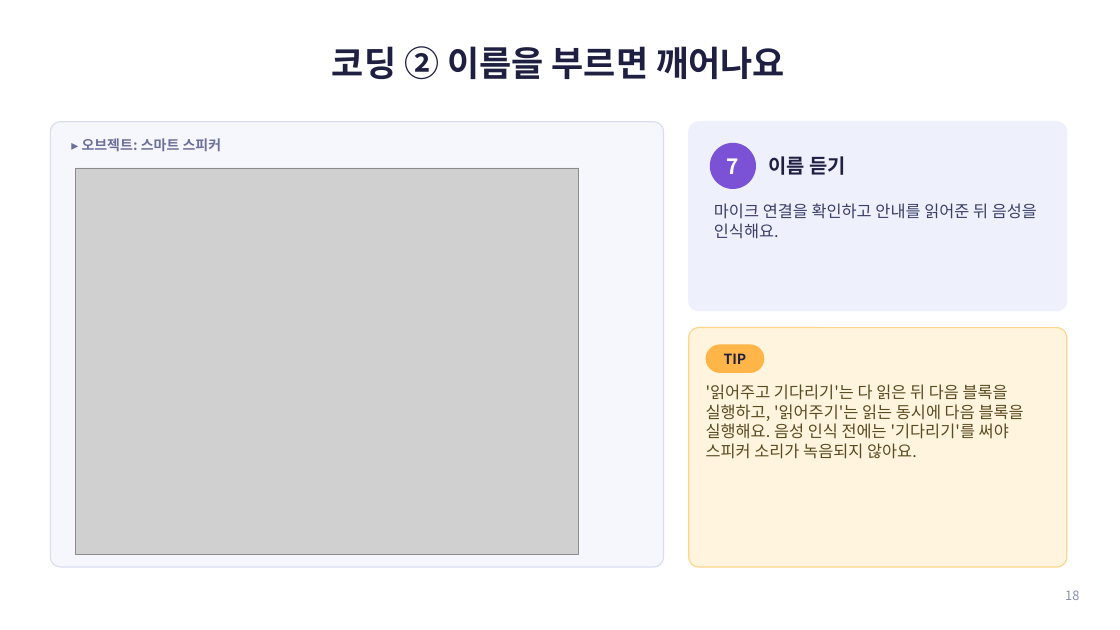
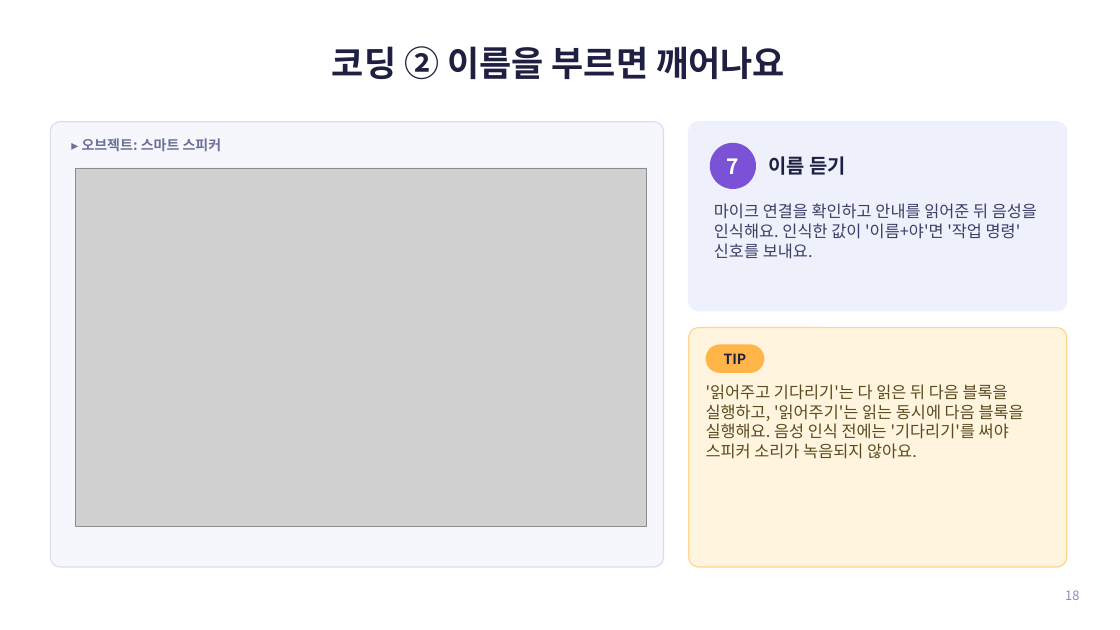
Before and after one commit to jisun294020-ops/school, a slide deck: slide 18 of entry-ai-audio/엔트리_AI_오디오감지_수업자료.pptx. Drawn at 1120x630 pixels with LibreOffice and Linux fonts; fonts in the diff are those of the drawing; grey boxes stand for pictures. Boxes give left, top, right and bottom in pixels: in the first picture for what was removed or moved away, otherwise in the second. Text is boxed around its words. In the diff, an @@ line names an element or a change of style, - is before the commit and + after.

```diff
--- a/entry-ai-audio/엔트리_AI_오디오감지_수업자료.pptx
+++ b/entry-ai-audio/엔트리_AI_오디오감지_수업자료.pptx
@@ picture: place and size @@
-picture at [76, 168, 579, 555]
+picture at [76, 168, 647, 526]
@@ text at [714, 203, 1037, 259]: text changed @@
-마이크 연결을 확인하고 안내를 읽어준 뒤 음성을 인식해요.
+마이크 연결을 확인하고 안내를 읽어준 뒤 음성을 인식해요. 인식한 값이 '이름+야'면 '작업 명령' 신호를 보내요.
```
Also in this commit, not shown: 1 other slide changed, 4 other files.
